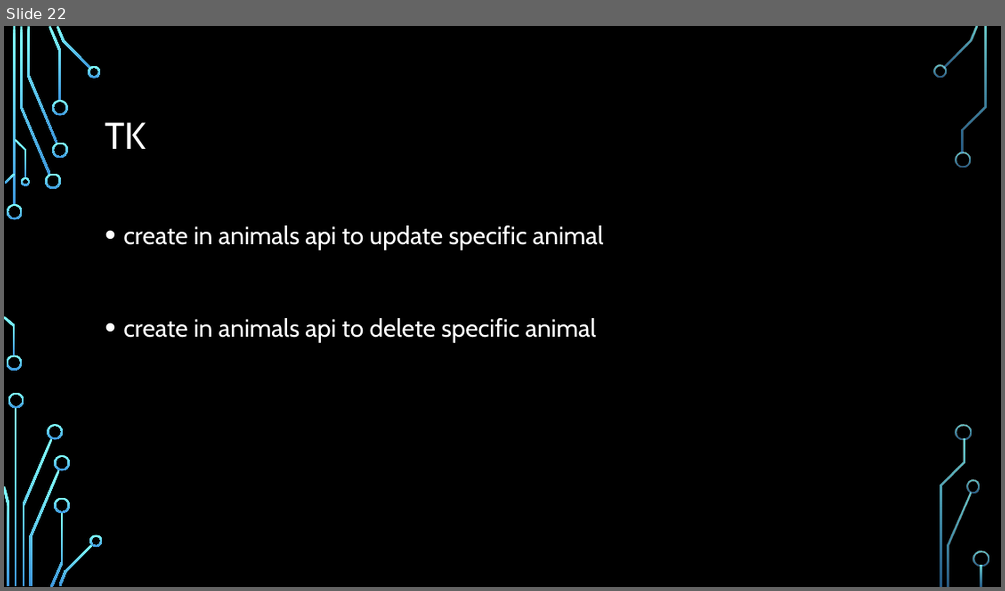
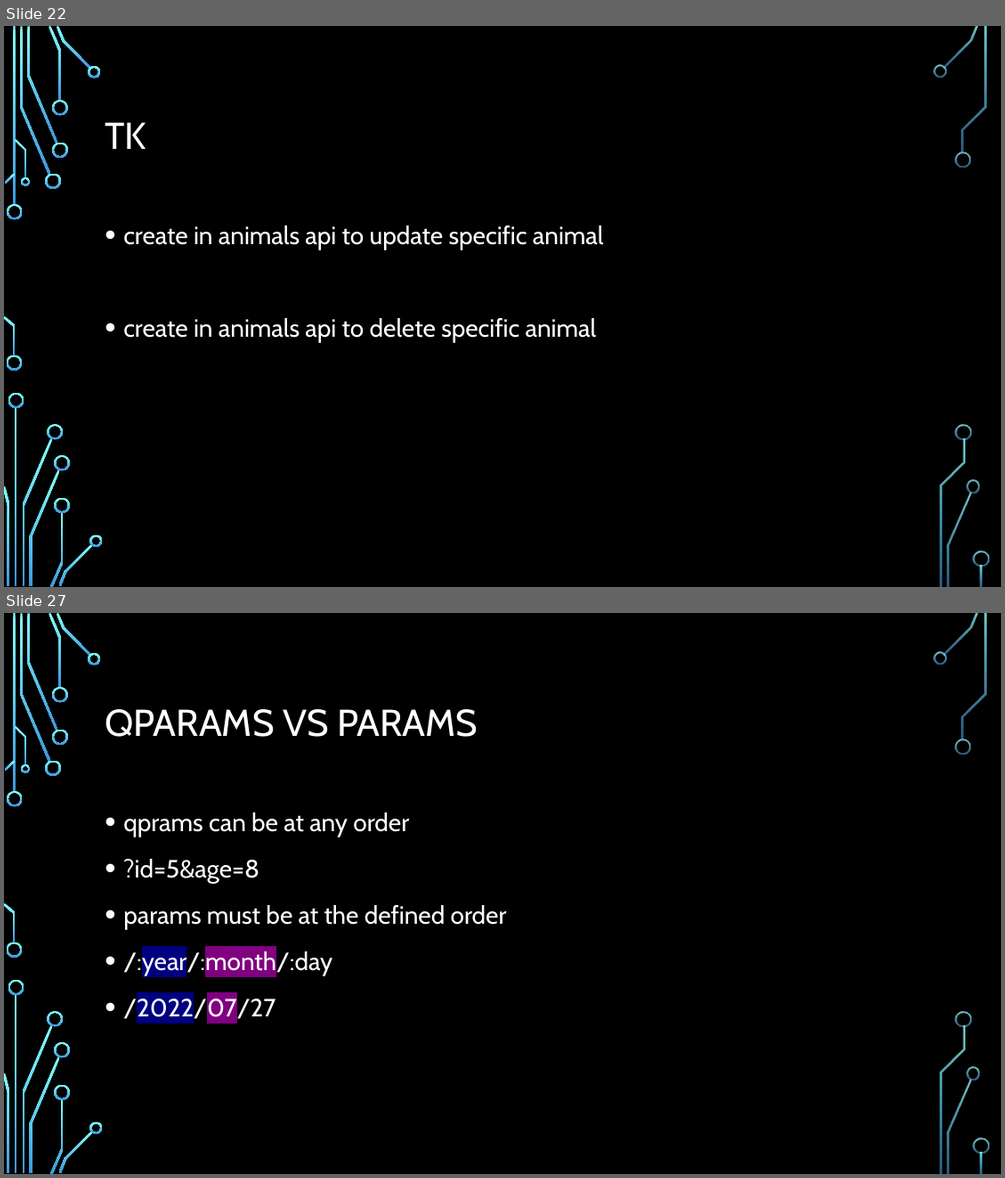
Before and after one commit to Rlss91/hu_morning_nodejs_W011121MR, a slide deck: docs/node js.pptx. Shown one above the other, each under a label of ours: slide 22 before the commit, slides 22 and 27 after it; the slides between them are not shown. The pictures are 1005x591 and 1005x1178 pixels, drawn with LibreOffice and Linux fonts; fonts in the diff are those of the drawing; background and template pictures are left out. Boxes give left, top, right and bottom in pixels: in the first picture for what was removed or moved away, otherwise in the second. Text is boxed around its words. In the diff, an @@ line names an element or a change of style, - is before the commit and + after.

Commit message:
params

```diff
--- a/docs/node js.pptx
+++ b/docs/node js.pptx
@@ slide 27 added at [4,613,1001,1174], background picture (left out); not listed: 36 template elements that a slide beside it also shows @@
@@ title added at [105,709,477,737], 36 pt, text #FFFFFF @@
+QPARAMS VS PARAMS
@@ text added at [123,812,507,1022], 24 pt, text #FFFFFF @@
+• qprams can be at any order
+• ?id=5&age=8
+• params must be at the defined order
+• /:year/:month/:day
+• /2022/07/27
```
Also in this commit, not shown: 6 other slides added, 1 other file.
